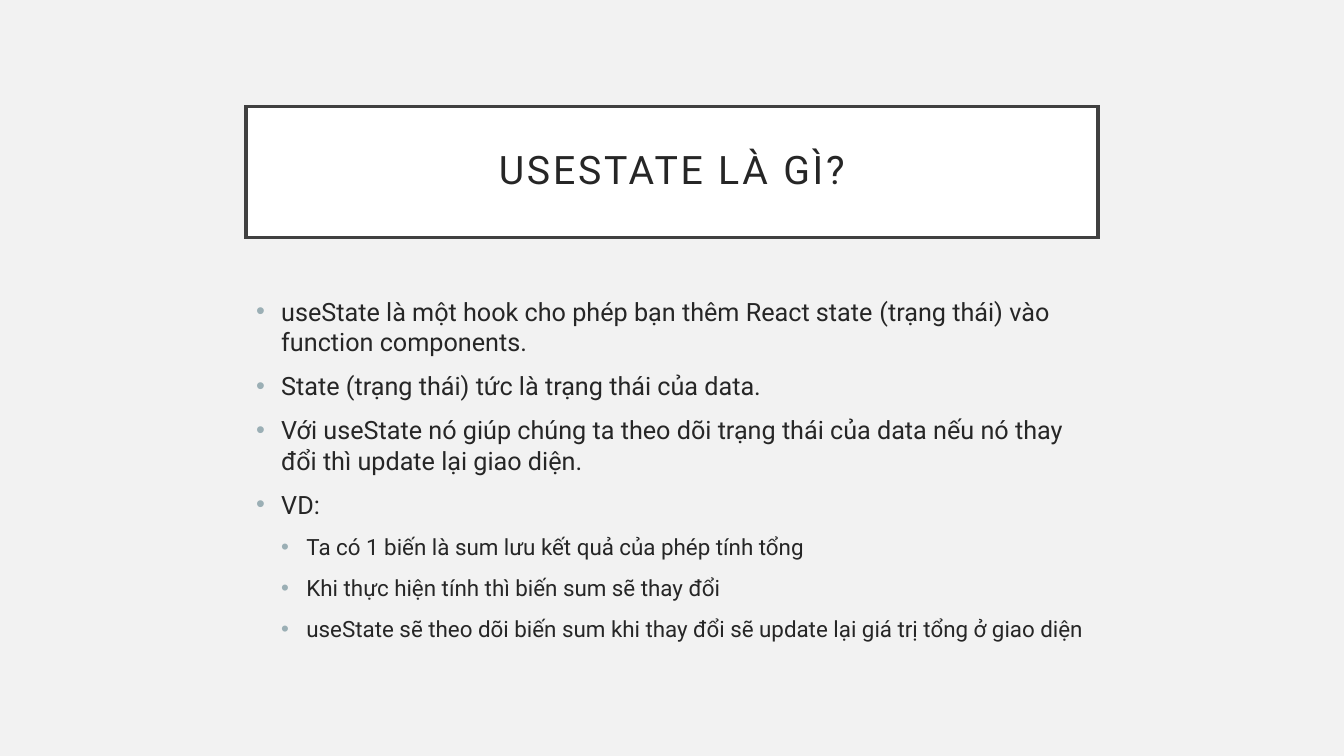
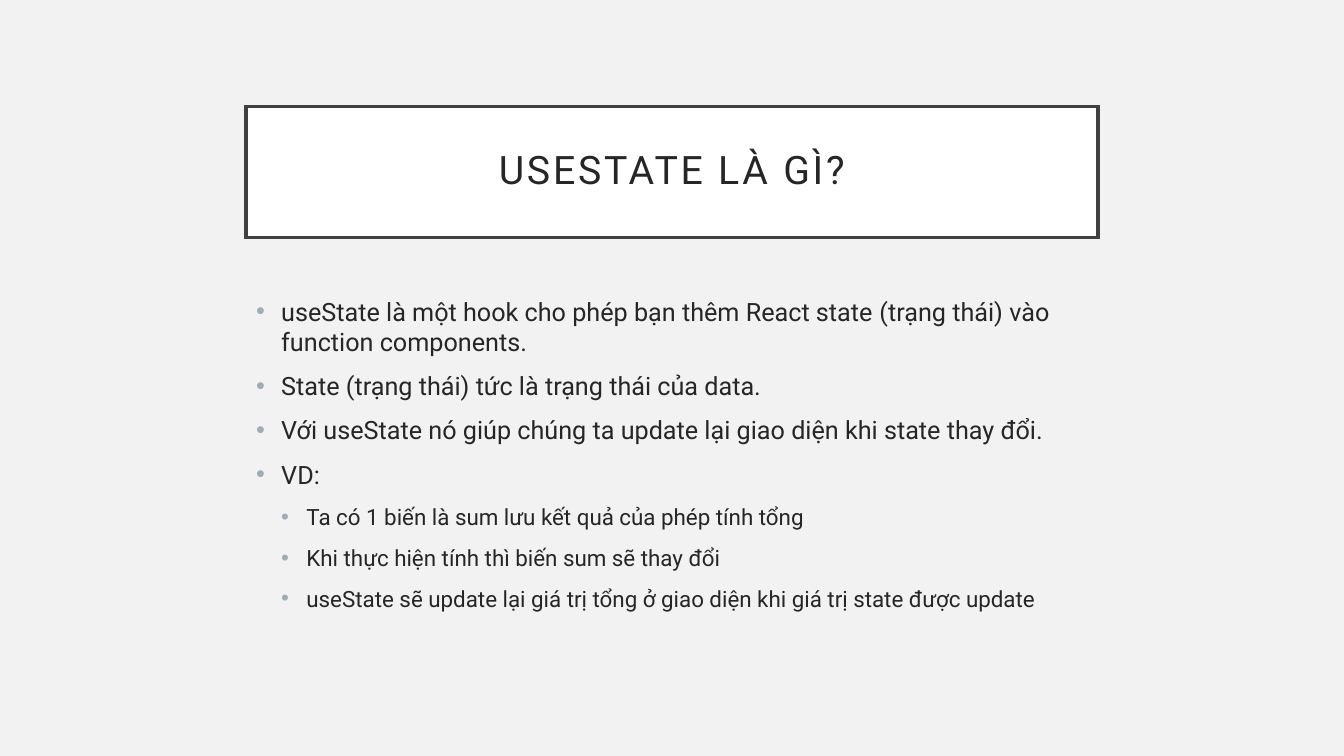
Before and after one commit to sobbingwind/React, a slide deck: slide 2 of 14_useState.pptx. Drawn at 1344x756 pixels with LibreOffice and Linux fonts; fonts in the diff are those of the drawing. Boxes give left, top, right and bottom in pixels: in the first picture for what was removed or moved away, otherwise in the second. Text is boxed around its words. In the diff, an @@ line names an element or a change of style, - is before the commit and + after.

```diff
--- a/14_useState.pptx
+++ b/14_useState.pptx
@@ text at (281,418,1043,445): text changed @@
-• Với useState nó giúp chúng ta theo dõi trạng thái của data nếu nó thay đổi thì update lại giao diện.
+• Với useState nó giúp chúng ta update lại giao diện khi state thay đổi.
@@ text at (306,588,1035,612): text changed @@
-  • useState sẽ theo dõi biến sum khi thay đổi sẽ update lại giá trị tổng ở giao diện
+  • useState sẽ update lại giá trị tổng ở giao diện khi giá trị state được update
```
